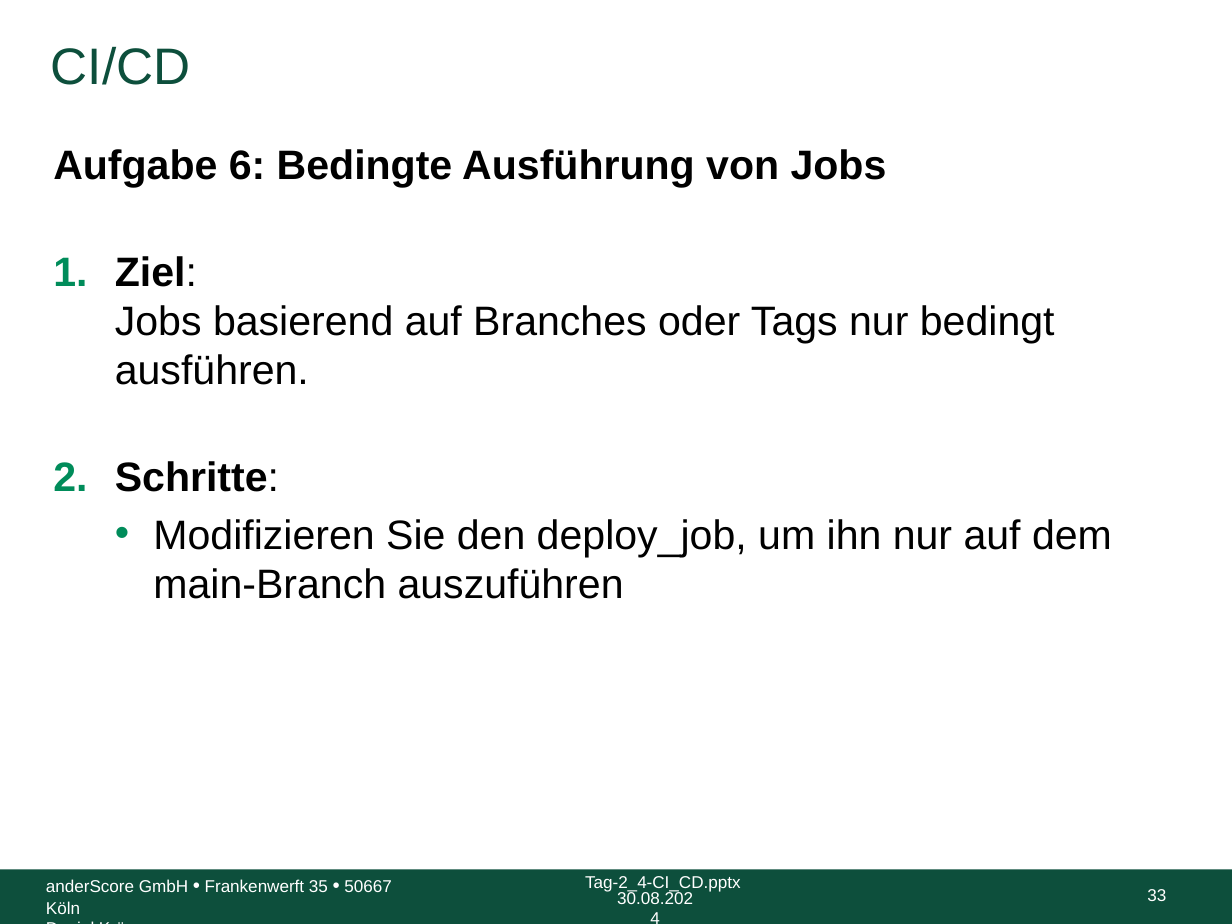
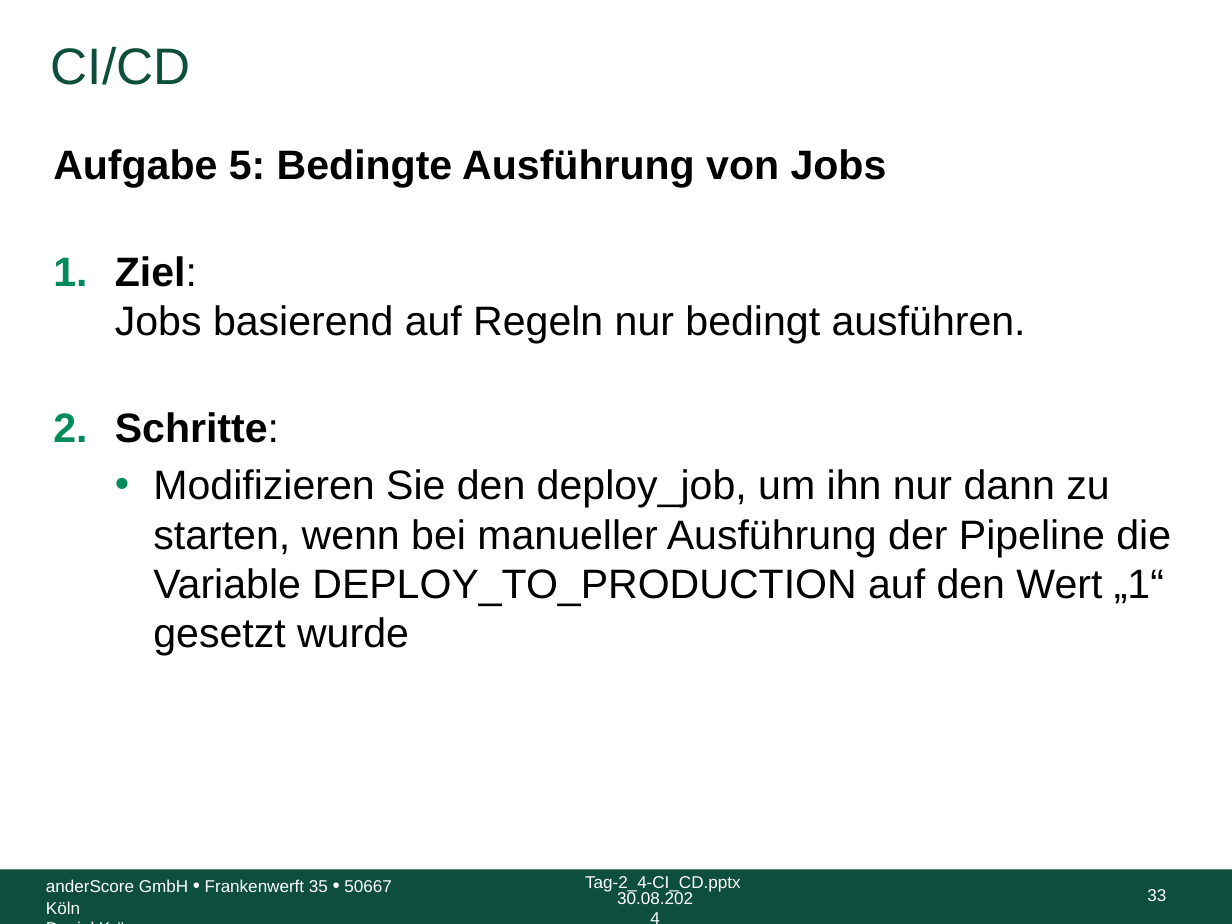
Before and after one commit to anderscore-gmbh/gitlab, a slide deck: slide 33 of slides/Tag-2_4-CI_CD.pptx. Drawn at 1232x924 pixels with LibreOffice and Linux fonts; fonts in the diff are those of the drawing; background and template pictures are left out. Boxes give left, top, right and bottom in pixels: in the first picture for what was removed or moved away, otherwise in the second. Text is boxed around its words. In the diff, an @@ line names an element or a change of style, - is before the commit and + after.

Commit message:
Aufgaben in 2-4 überarbeitet

```diff
--- a/slides/Tag-2_4-CI_CD.pptx
+++ b/slides/Tag-2_4-CI_CD.pptx
@@ text at (53, 149, 1026, 343): text changed @@
-Aufgabe 6: Bedingte Ausführung von Jobs
-1. Ziel:
-   Jobs basierend auf Branches oder Tags nur bedingt ausführen.
+Aufgabe 5: Bedingte Ausführung von Jobs
+1. Ziel:
+   Jobs basierend auf Regeln nur bedingt ausführen.
@@ text at (153, 469, 1171, 655): text changed @@
-  • Modifizieren Sie den deploy_job, um ihn nur auf dem main-Branch auszuführen
+  • Modifizieren Sie den deploy_job, um ihn nur dann zu starten, wenn bei manueller Ausführung der Pipeline die Variable DEPLOY_TO_PRODUCTION auf den Wert „1“ gesetzt wurde
```
Also in this commit, not shown: 15 other slides changed, 2 slides removed.
